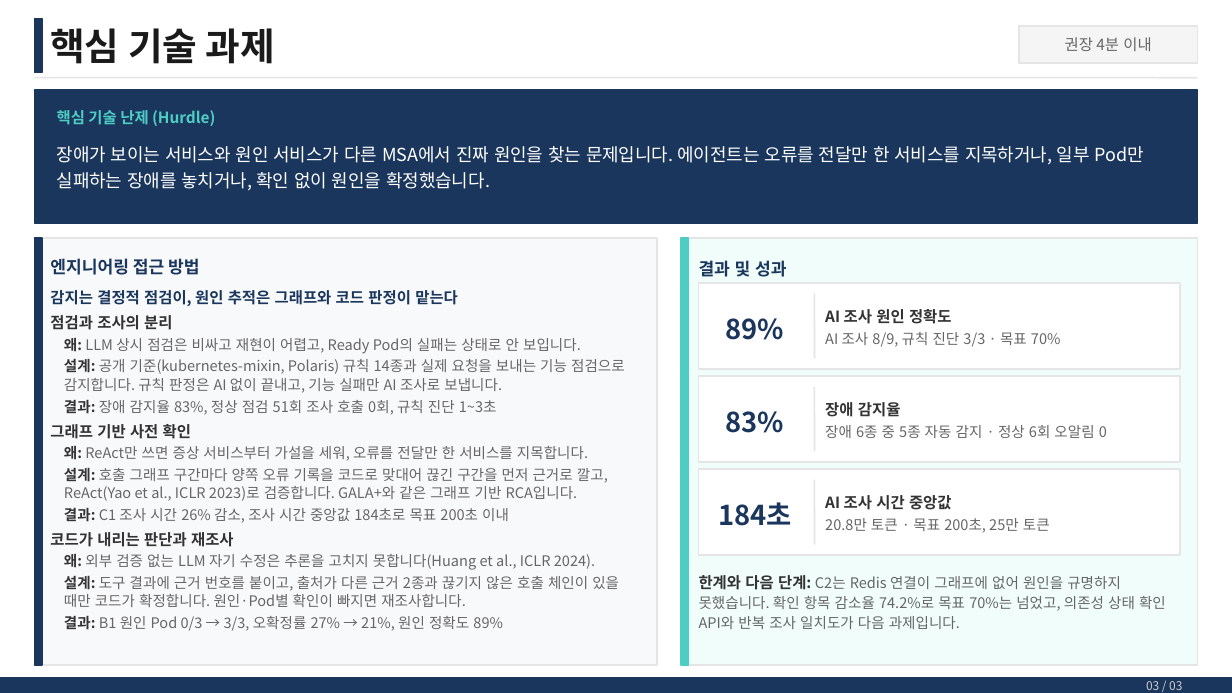
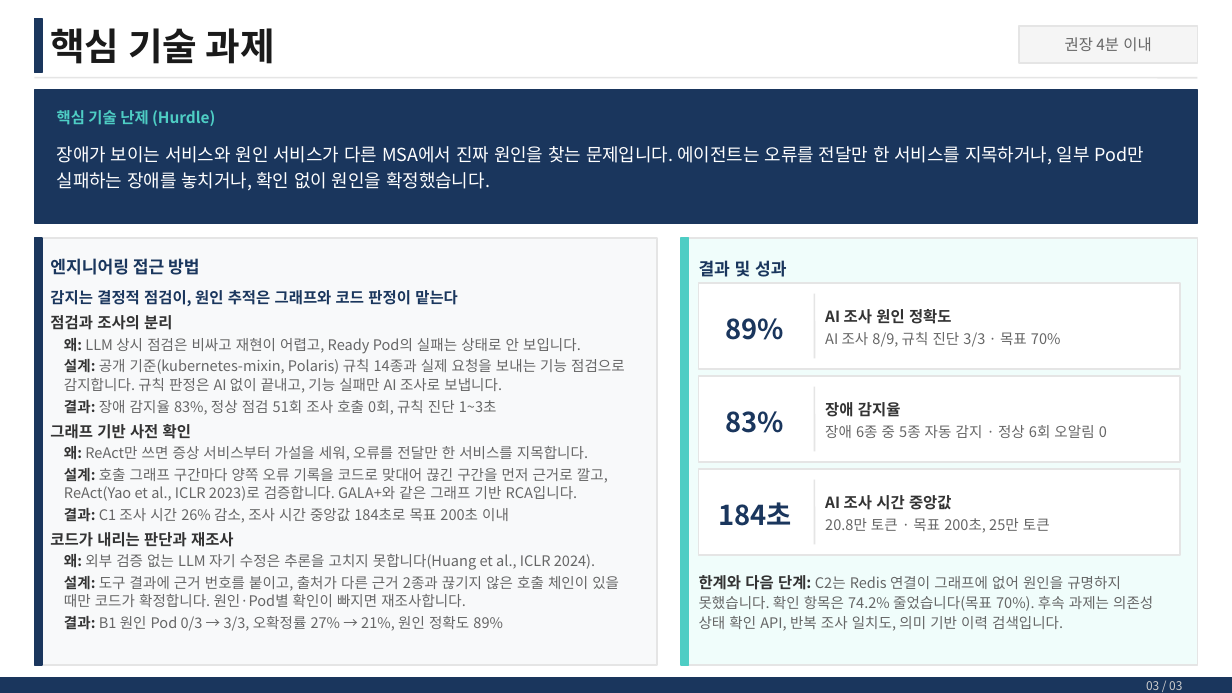
Before and after one commit to skax-jihyeryu/KubeGuardian, a slide deck: slide 4 of docs/산출물/AI_Master_Project_최종발표_류지혜_11791_v0.2.pptx. Drawn at 1232x693 pixels with LibreOffice and Linux fonts; fonts in the diff are those of the drawing. Boxes give left, top, right and bottom in pixels: in the first picture for what was removed or moved away, otherwise in the second. Text is boxed around its words. In the diff, an @@ line names an element or a change of style, - is before the commit and + after.

```diff
--- a/docs/산출물/AI_Master_Project_최종발표_류지혜_11791_v0.2.pptx
+++ b/docs/산출물/AI_Master_Project_최종발표_류지혜_11791_v0.2.pptx
@@ text at box(699, 575, 1153, 631): text changed @@
-한계와 다음 단계: C2는 Redis 연결이 그래프에 없어 원인을 규명하지 못했습니다. 확인 항목 감소율 74.2%로 목표 70%는 넘었고, 의존성 상태 확인 API와 반복 조사 일치도가 다음 과제입니다.
+한계와 다음 단계: C2는 Redis 연결이 그래프에 없어 원인을 규명하지 못했습니다. 확인 항목은 74.2% 줄었습니다(목표 70%). 후속 과제는 의존성 상태 확인 API, 반복 조사 일치도, 의미 기반 이력 검색입니다.
```
Also in this commit, not shown: 27 other files.
